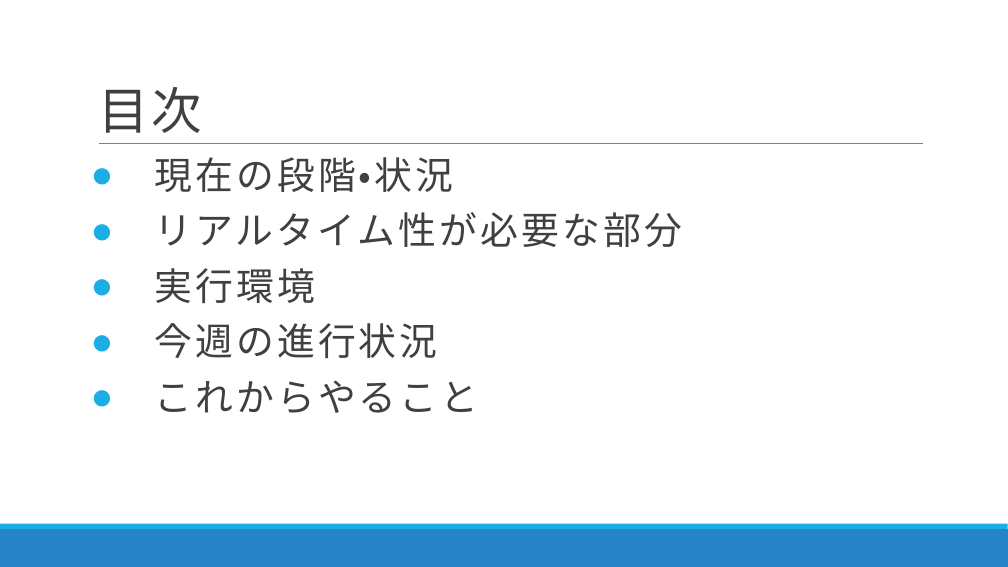
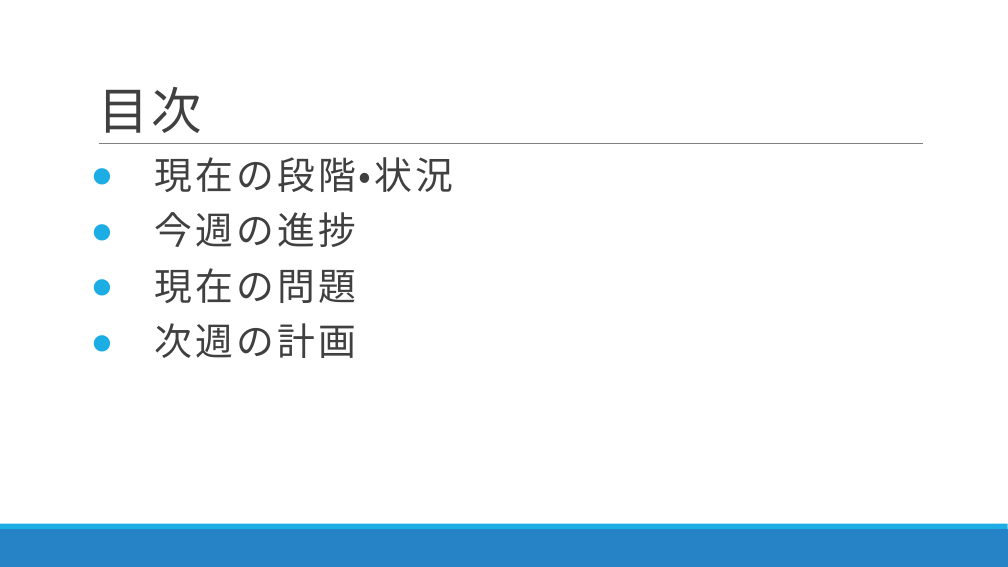
Before and after one commit to DJ956/YoloBarcodeReader, a slide deck: slide 2 of プレゼン/RapidCart20191202.pptx. Drawn at 1008x567 pixels with LibreOffice and Linux fonts; fonts in the diff are those of the drawing. Boxes give left, top, right and bottom in pixels: in the first picture for what was removed or moved away, otherwise in the second. Text is boxed around its words. In the diff, an @@ line names an element or a change of style, - is before the commit and + after.

Commit message:
プレゼン更新

```diff
--- a/プレゼン/RapidCart20191202.pptx
+++ b/プレゼン/RapidCart20191202.pptx
@@ text at [154,212,355,358]: text changed @@
-● リアルタイム性が必要な部分
-● 実行環境
-● 今週の進行状況
-● これからやること
+● 今週の進捗
+● 現在の問題
+● 次週の計画
```
